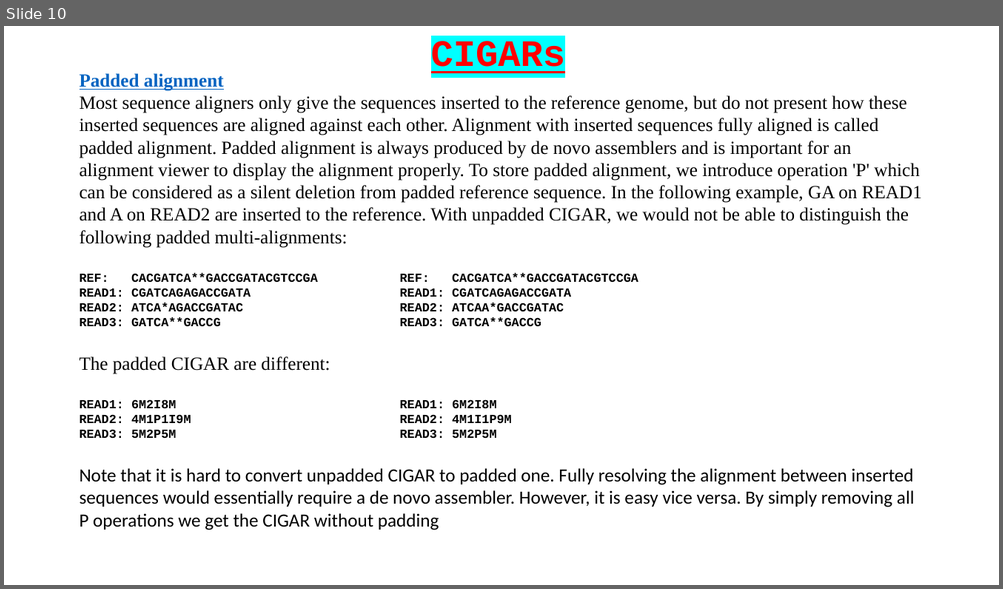
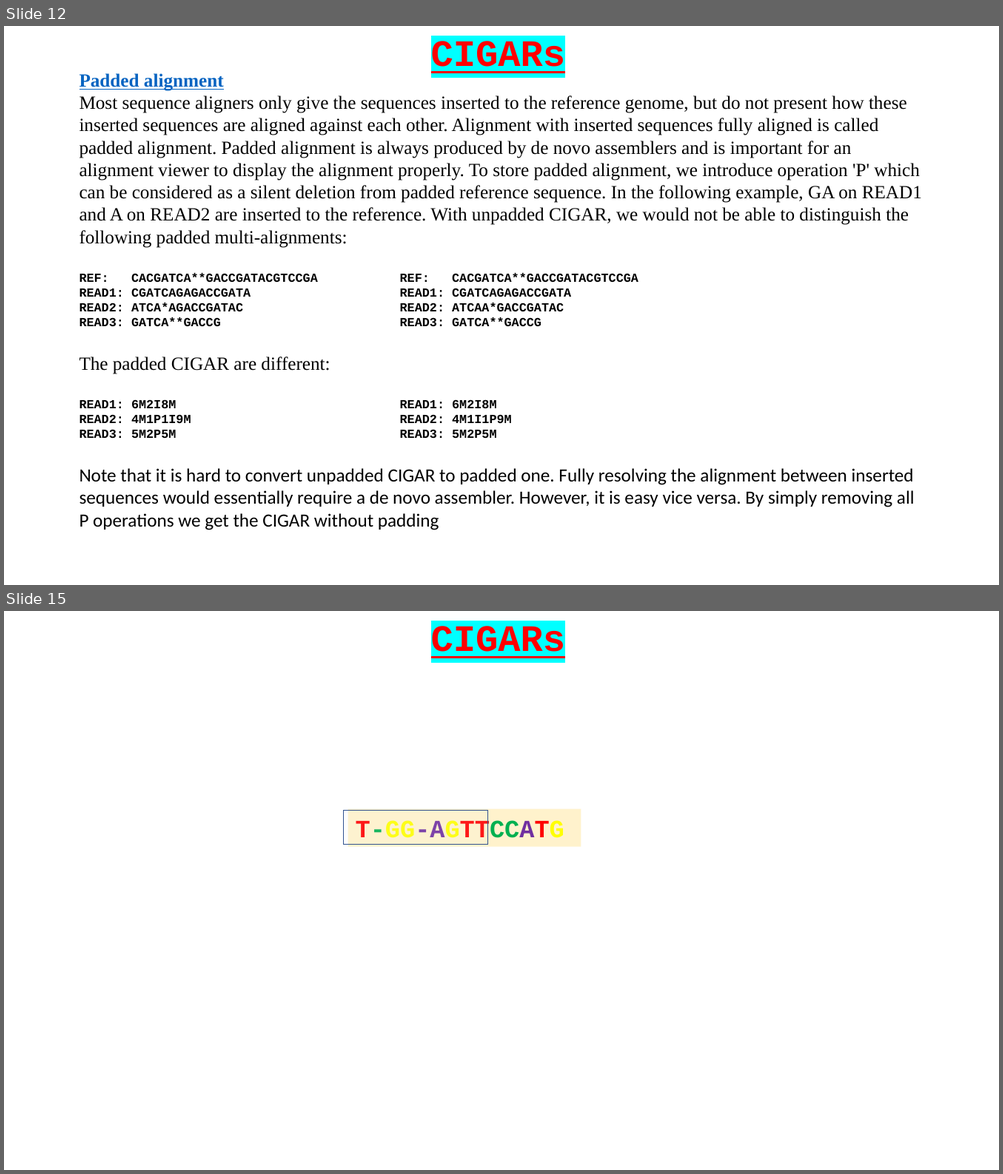
Before and after one commit to BioinformaticsTraining/Introduction-to-Bioinformatics, a slide deck: Flip Presentations/NGS_Intro/02-CIGARS/02-CIGARS.pptx. Shown one above the other, each under a label of ours: slide 10 before the commit, slides 12 and 15 after it; the slides between them are not shown. The pictures are 1003x589 and 1003x1174 pixels, drawn with LibreOffice and Linux fonts; fonts in the diff are those of the drawing. Boxes give left, top, right and bottom in pixels: in the first picture for what was removed or moved away, otherwise in the second. Text is boxed around its words. In the diff, an @@ line names an element or a change of style, - is before the commit and + after.

Commit message:
Jusy N & P to do for CIGARs
	modified:   Flip Presentations/NGS_Intro/02-CIGARS/02-CIGARS.pptx
	modified:   Flip Presentations/NGS_Intro/03-SAM_BAM/BAM_CIGAR.pptx

```diff
--- a/Flip Presentations/NGS_Intro/02-CIGARS/02-CIGARS.pptx
+++ b/Flip Presentations/NGS_Intro/02-CIGARS/02-CIGARS.pptx
@@ slide 15 added at bbox=[4, 611, 999, 1170], background #FFFFFF @@
@@ text added at bbox=[431, 626, 565, 658], 36 pt, text #FF0000, bold, underline @@
+CIGARs
@@ rectangle added at bbox=[344, 810, 488, 844], fill #F2F2F2 at 10% opacity, outline #325491 0.25 pt @@
@@ rectangle added at bbox=[348, 809, 580, 847], fill #FFF2CC, 24 pt, text #FF0000, bold @@
+T-GG-AGTTCCATG
@@ rectangle added at bbox=[348, 858, 580, 895], fill #FFFFFF @@
@@ what was slide 10 is now slide 12 @@
```
Also in this commit, not shown: 2 other slides added, 1 slide removed, 1 other file.
